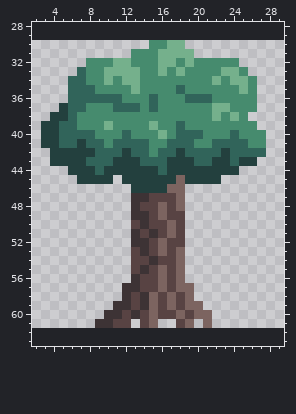
Pixel-art file -- assets_raw/tree.aseprite. The picture above was drawn from the file before the commit.
32x32 pixels, 1 frame. Shown: x 2..29, y 28..63. The old version is drawn lined up with the new one, on the new canvas.
New version:
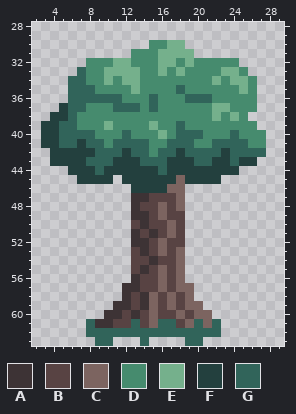
Palette (. is transparent): A #3d3335  B #584343  C #7c6460  D #468b6e  E #75b08c  F #23403e  G #31645a
Changes in this commit:
canvas 32x32 -> 64x64, the old top-left corner now at 0,30
y 61: x 8 . -> G; x 13 . -> G; x 16..17 .. -> GG; x 20 . -> G; x 22 . -> G
y 62: x 8..22 ............... -> GGGGGGGGGGGGGGG
y 63: x 9..10 .. -> GG; x 14 . -> G; x 19..20 .. -> GG
Pixel boxes of the changes (left, top, right, bottom) in both pictures:
added: (86, 319, 221, 346)
